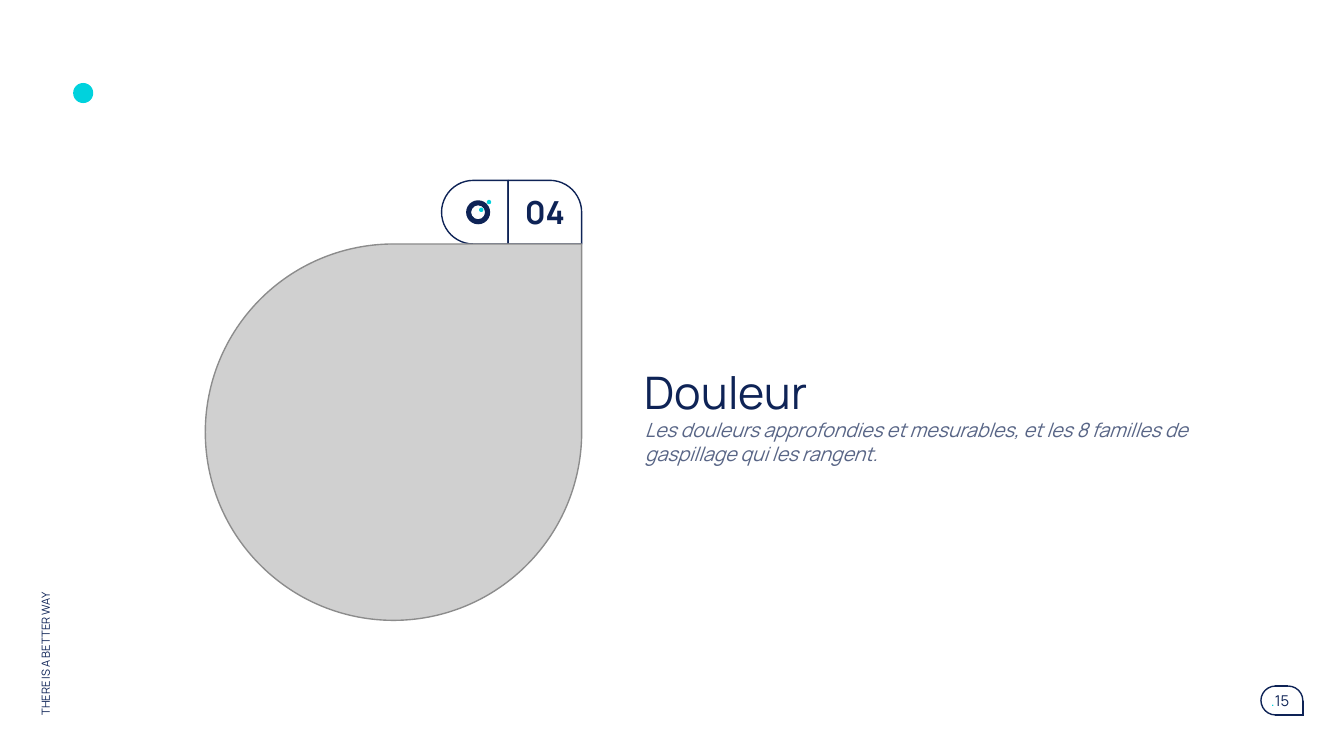
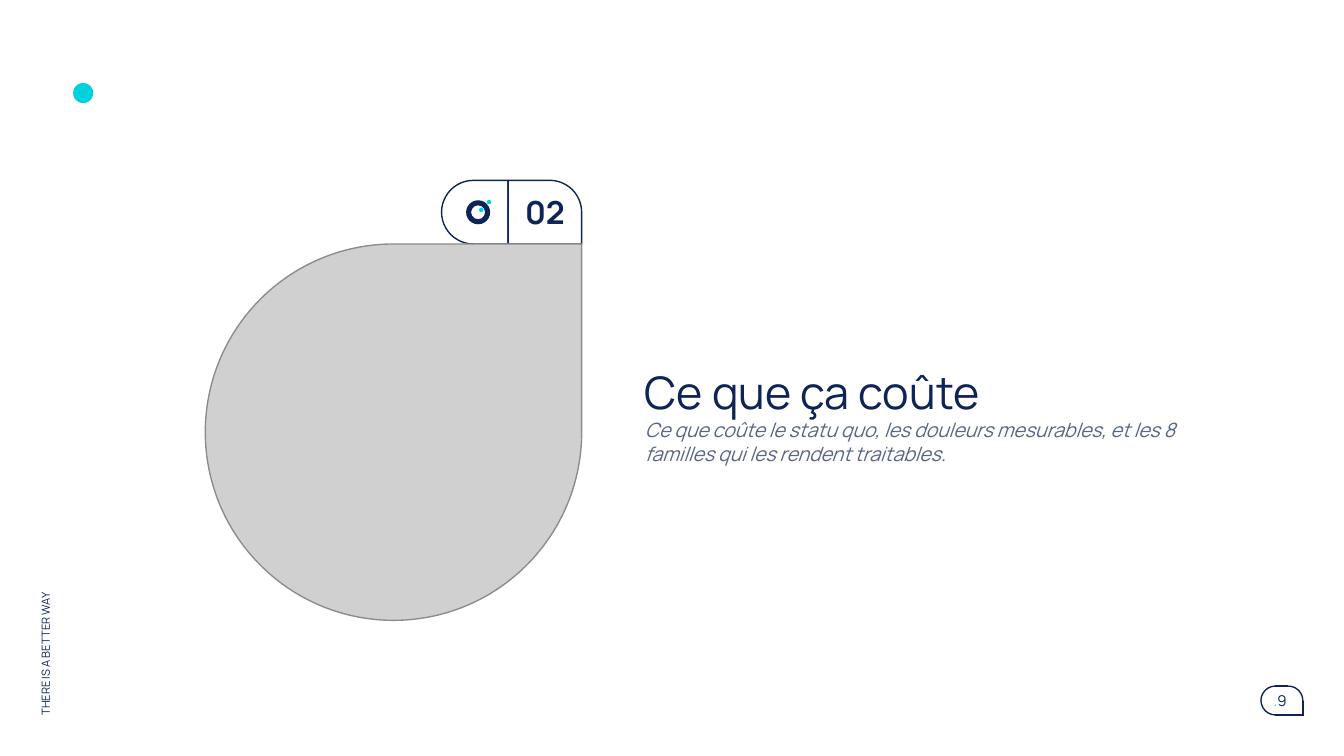
Before and after one commit to claudecamus-dot/Vscode3, a slide deck: slide 9 of docs/cadrage-ppt/bmad-iap-cadrage-synthese.pptx (slide 15 before the commit). Drawn at 1344x756 pixels with LibreOffice and Linux fonts; fonts in the diff are those of the drawing; grey boxes stand for pictures. Boxes give left, top, right and bottom in pixels: in the first picture for what was removed or moved away, otherwise in the second. Text is boxed around its words. In the diff, an @@ line names an element or a change of style, - is before the commit and + after.

```diff
--- a/docs/cadrage-ppt/bmad-iap-cadrage-synthese.pptx
+++ b/docs/cadrage-ppt/bmad-iap-cadrage-synthese.pptx
@@ text at (525,200,565,225): text changed @@
-04
+02
@@ title at (645,375,1175,466): text changed @@
-Douleur
-Les douleurs approfondies et mesurables, et les 8 familles de gaspillage qui les rangent.
+Ce que ça coûte
+Ce que coûte le statu quo, les douleurs mesurables, et les 8 familles qui les rendent traitables.
@@ page number at (1274,695,1287,707): text changed; text colour #0E2356 to #00D2DD @@
-.15
+.9
```
Also in this commit, not shown: 23 other slides changed, 8 slides added, 15 slides removed, 2 other files.
